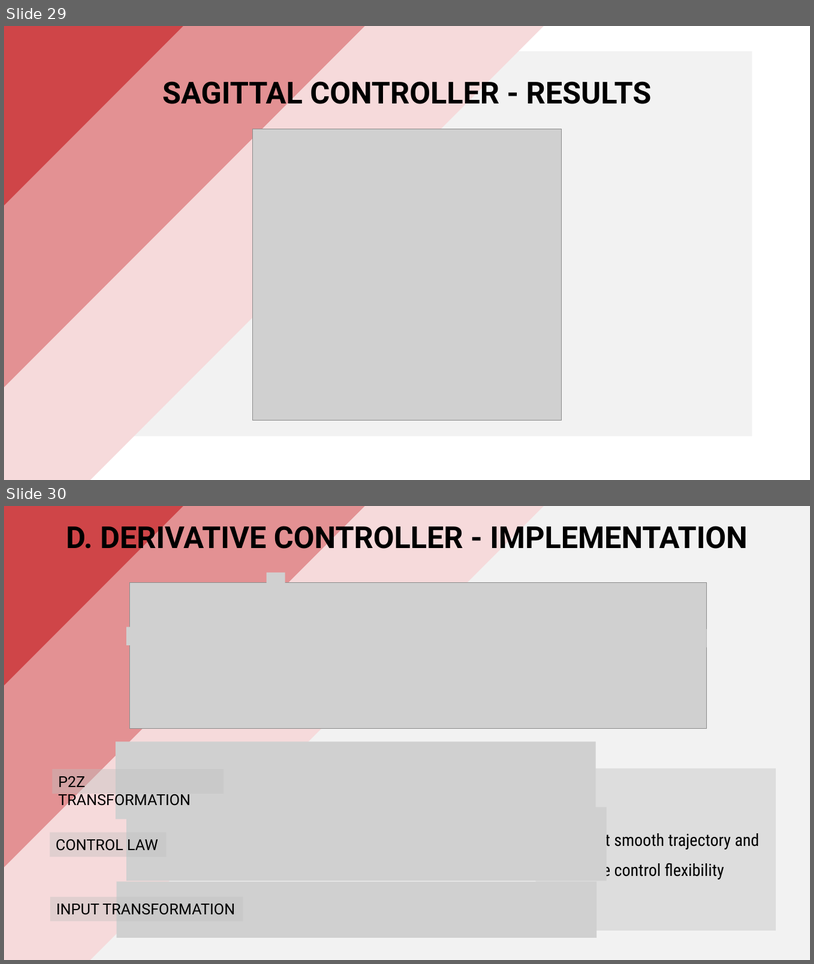
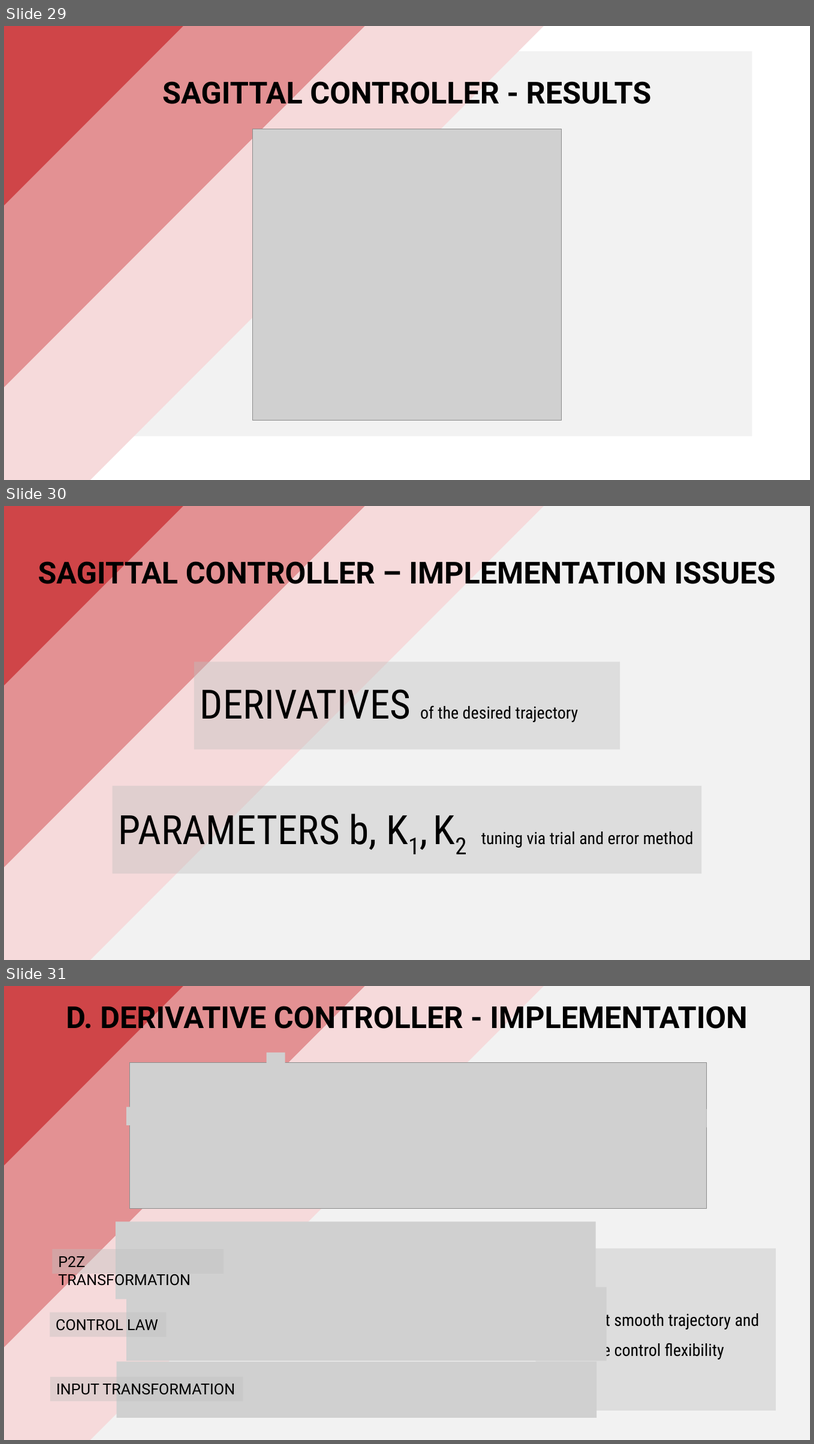
Before and after one commit to PippoGot/R-C2, a slide deck: documentation/presentation.pptx. Shown one above the other, each under a label of ours: slides 29 and 30 before the commit, slides 29, 30 and 31 after it. The pictures are 814x964 and 814x1444 pixels, drawn with LibreOffice and Linux fonts; fonts in the diff are those of the drawing; grey boxes stand for pictures. Boxes give left, top, right and bottom in pixels: in the first picture for what was removed or moved away, otherwise in the second. Text is boxed around its words. In the diff, an @@ line names an element or a change of style, - is before the commit and + after.

```diff
--- a/documentation/presentation.pptx
+++ b/documentation/presentation.pptx
@@ slide 30 added at box(4, 506, 810, 960), background #FFFFFF @@
@@ rectangle added at box(4, 506, 549, 960), fill #F6DADB @@
@@ rectangle added at box(4, 506, 413, 930), fill #E39193 @@
@@ rectangle added at box(4, 506, 231, 739), fill #CF4548 @@
@@ rectangle added at box(62, 506, 810, 960), fill #F2F2F2 @@
@@ title added at box(38, 556, 776, 591), 36 pt, text #000000, bold @@
+SAGITTAL CONTROLLER – IMPLEMENTATION ISSUES
@@ rectangle added at box(194, 661, 620, 749), fill #BFBFBF at 40% opacity, 20 pt, text #000000 @@
+DERIVATIVES of the desired trajectory
@@ rectangle added at box(112, 786, 702, 873), fill #BFBFBF at 40% opacity, 20 pt, text #000000 @@
+PARAMETERS b, K1, K2 tuning via trial and error method
@@ what was slide 30 is now slide 31 @@
```
Also in this commit, not shown: 1 slide changed.
